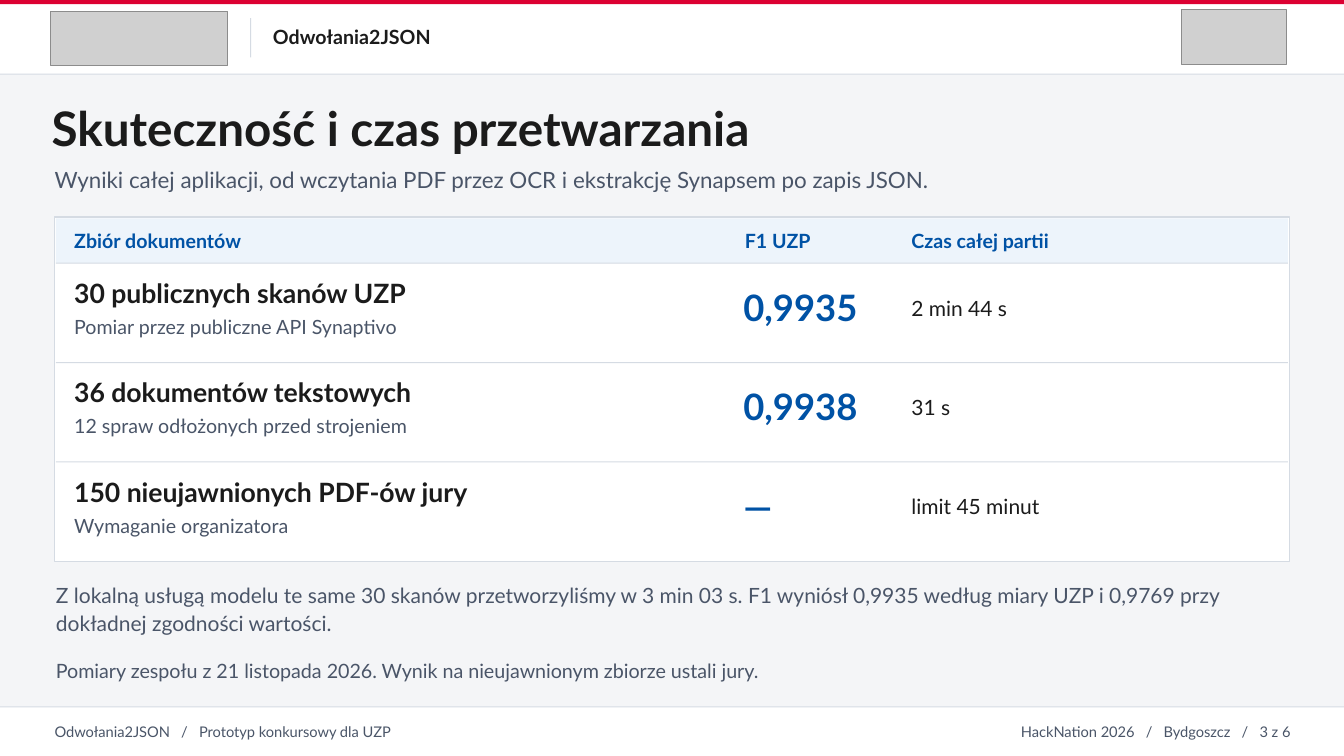
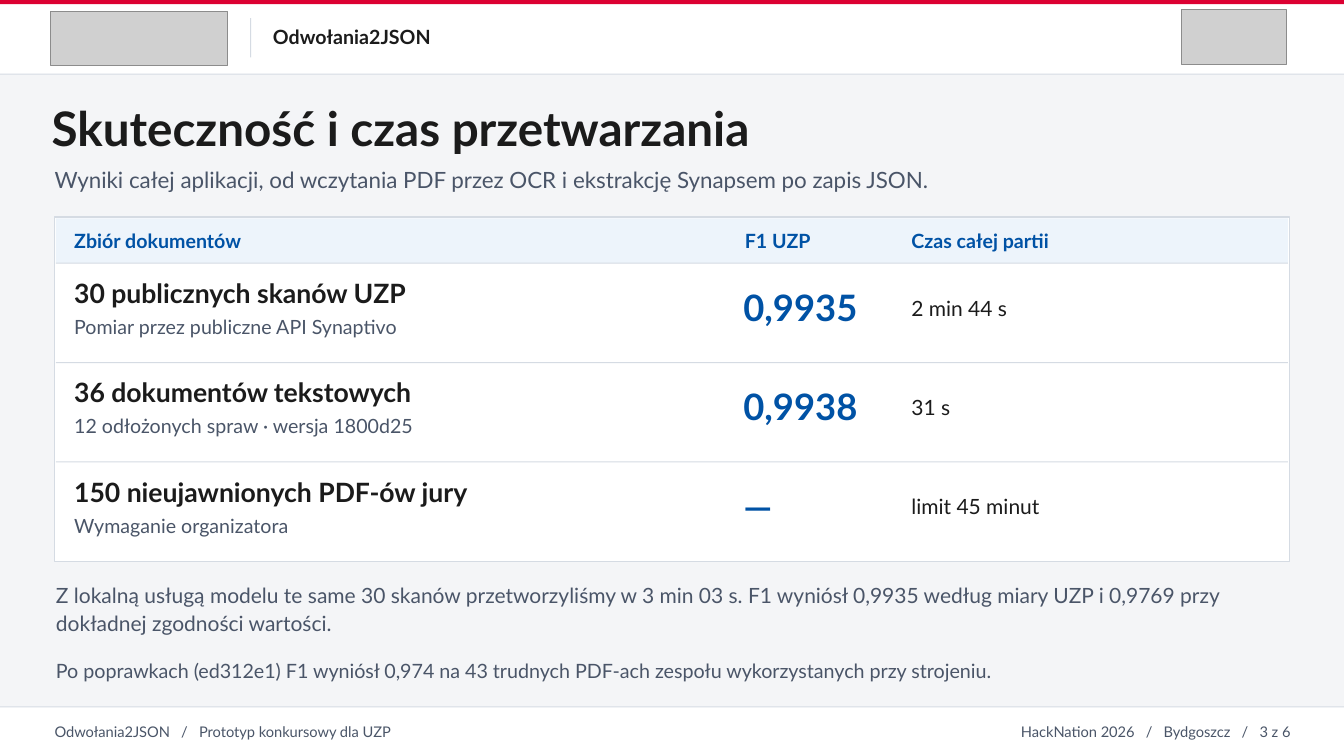
Before and after one commit to PapeMati98/Hacknation-ODWOLANIA2JSON, a slide deck: slide 3 of docs/prezentacja/Odwolania2JSON.pptx. Drawn at 1344x756 pixels with LibreOffice and Linux fonts; fonts in the diff are those of the drawing; grey boxes stand for pictures. Boxes give left, top, right and bottom in pixels: in the first picture for what was removed or moved away, otherwise in the second. Text is boxed around its words. In the diff, an @@ line names an element or a change of style, - is before the commit and + after.

```diff
--- a/docs/prezentacja/Odwolania2JSON.pptx
+++ b/docs/prezentacja/Odwolania2JSON.pptx
@@ text at box(74, 418, 413, 437): text changed @@
-12 spraw odłożonych przed strojeniem
+12 odłożonych spraw · wersja 1800d25
@@ text at box(56, 663, 991, 682): text changed @@
-Pomiary zespołu z 21 listopada 2026. Wynik na nieujawnionym zbiorze ustali jury.
+Po poprawkach (ed312e1) F1 wyniósł 0,974 na 43 trudnych PDF-ach zespołu wykorzystanych przy strojeniu.
```
Also in this commit, not shown: 2 other slides changed, 10 other files.
